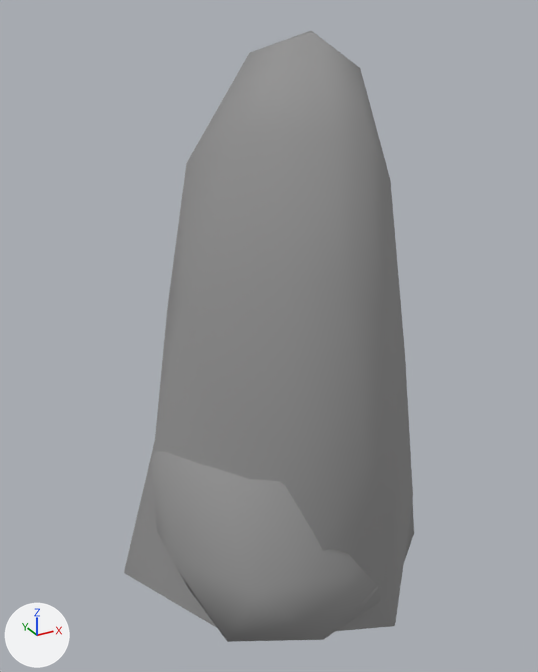
The Blender file Augotchi/Kevins stuff/Decorations/Stone.blend as it was, and as the next commit left it.
One viewpoint serves both versions: a 50 mm lens placed at (-13.2, -22.3, 20.8), pointed at (-0.8, 0.1, 9.6). The lights are fixed; the arrows at lower left show +X, +Y and +Z.

The first picture shows 'Flat_Stone', 'Stone', 'Tall_Stone'.
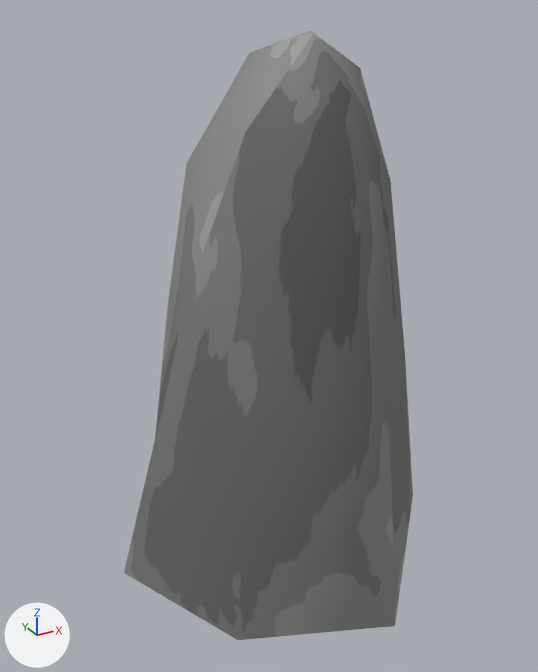
Patch to the scene script:
```diff
--- a/Augotchi/Kevins stuff/Decorations/Stone.blend.py
+++ b/Augotchi/Kevins stuff/Decorations/Stone.blend.py
@@ img_stone_text_png @@
+img_stone_text_png = load_image('Stone_Text.png', 'Stone_Text.png', 512, 512, 'sRGB')
@@ mat_material_001 @@
 mat_material_001 = diffuse_material('Material.001')
-mat_material_001.base_color = (0.311, 0.311, 0.311)  # grey #979797
+mat_material_001.texture = img_stone_text_png
@@ ob_stone @@
 ob_stone.location = (0.0, 0.0, 0.0)
+ob_stone.hide_viewport = True
```

Pixel boxes (x1, y1, x2, y2) of what changed, in the pictures (538 x 672 px):
'Tall_Stone', surface changed: (128, 32, 413, 640) in both
'Stone', hidden: before (151, 452, 414, 642)
'Flat_Stone', no longer drawn: before (356, 586, 378, 610)
